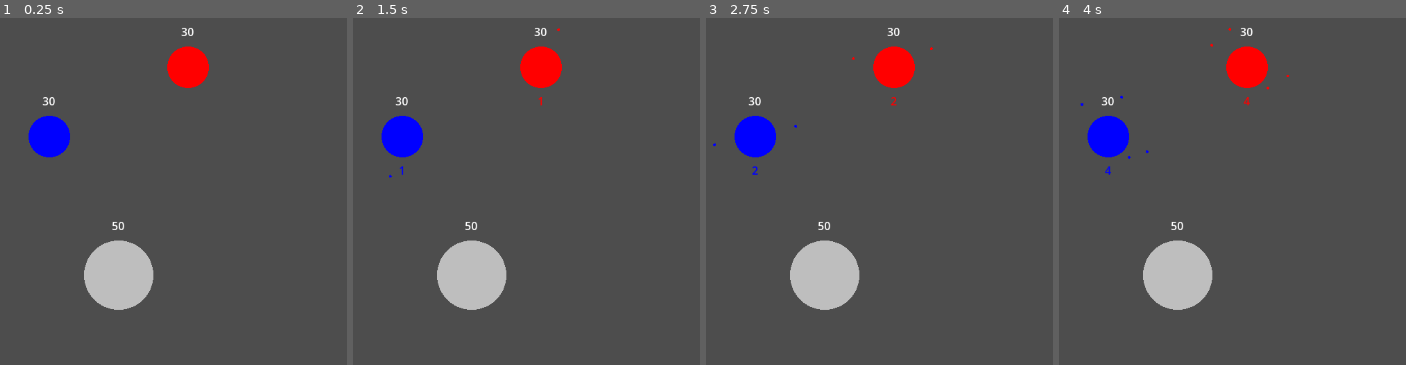
Above: before the commit, frames 1-4 (left to right).
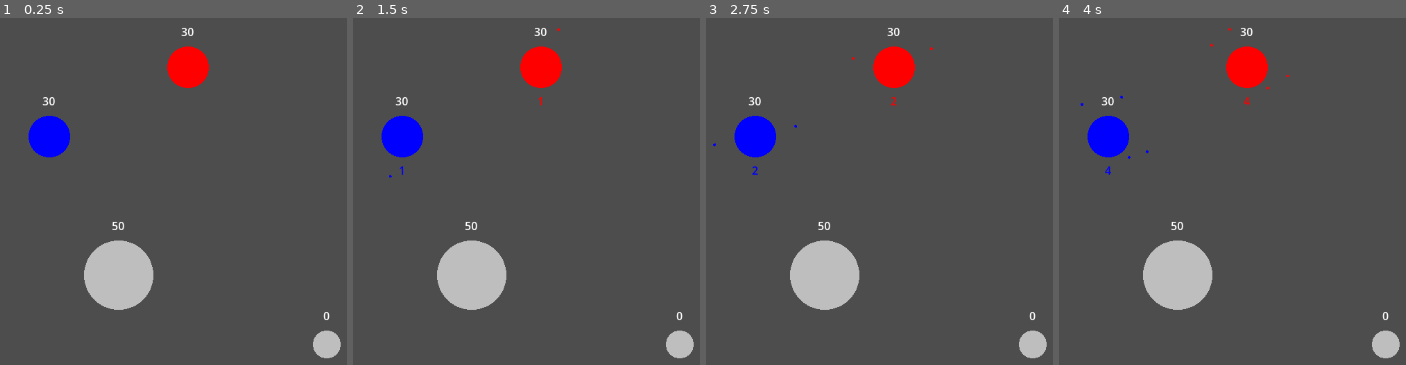
Above: after the commit, the same moments.

Repository: lenomirei/MyGame
Game: Godot game, scene res://game_manager.tscn
Two runs of this game, one before a commit and one after it. Both use one fixed random seed, a clock stepped at 60 frames per second and the inputs below.
Inputs (mouse positions are in pixels of both pictures, inside the frame that each line leads up to):
- Up to frame 1 (0.25 s): no input
- Up to frame 2 (1.5 s): tap Enter at 0.5 s; drag from (401, 135) to (470, 274) at 0.52 s; tap Space at 1.25 s; drag from (470, 274) to (401, 135) at 1.27 s
- Up to frame 3 (2.75 s): tap Enter at 2 s; move the mouse to (893, 66) at 2.02 s; click (893, 66) at 2.17 s
- Up to frame 4 (4 s): drag from (1399, 312) to (1176, 274) at 2.77 s; tap Space at 3.5 s; move the mouse to (outside the picture) at 3.52 s; click (outside the picture) at 3.67 s

The runs differ from the first frame. In frame 1, 0.6% of the frame differs, in the area x 90-99%, y 84-99%; in frame 2, 0.6%; in frame 3, 0.6%; in frame 4, 0.6%.

Commit message:
[feat] Add special planet node named portal.

Diff:
--- a/level.gd
+++ b/level.gd
@@ -54,8 +54,12 @@
 		return false
 
 	var planet_scene: PackedScene = load("res://planet.tscn")
+	var portal_script: Script = load("res://portal.gd")
 	for planet_data: PlanetInfo in planets_data:
 		var planet_node: Planet = planet_scene.instantiate()
+		planet_node.name = "Planet" + String.num(planet_data.id)
+		if planet_data.planet_type == Planet.PlanetType.PORTAL:
+			planet_node.set_script(portal_script)
 		planet_node.soldier_limit = planet_data.max_soldiers
 		planet_node.radius = planet_data.radius
 		planet_node.id = planet_data.id
--- a/level_configurations/level1.tres
+++ b/level_configurations/level1.tres
@@ -14,23 +14,29 @@
 
 [sub_resource type="Resource" id="Resource_allwr"]
 script = ExtResource("1_kbt5x")
+id = null
+current_soldiers = null
 max_soldiers = 30
 radius = 30.0
 master_state = 1
+master_id = null
 position = Vector2(100, 200)
 metadata/_custom_type_script = "uid://crmdjoc0fwvr8"
 
 [sub_resource type="Resource" id="Resource_4vks5"]
 script = ExtResource("1_kbt5x")
 id = 1
+current_soldiers = null
 max_soldiers = 50
 radius = 50.0
+master_id = null
 position = Vector2(200, 400)
 metadata/_custom_type_script = "uid://crmdjoc0fwvr8"
 
 [sub_resource type="Resource" id="Resource_xlfnc"]
 script = ExtResource("1_kbt5x")
 id = 2
+current_soldiers = null
 max_soldiers = 30
 radius = 30.0
 master_state = 2
@@ -38,8 +44,15 @@
 position = Vector2(300, 100)
 metadata/_custom_type_script = "uid://crmdjoc0fwvr8"
 
+[sub_resource type="Resource" id="Resource_mwttj"]
+script = ExtResource("1_kbt5x")
+id = 3
+radius = 20.0
+position = Vector2(500, 500)
+metadata/_custom_type_script = "uid://crmdjoc0fwvr8"
+
 [resource]
 script = ExtResource("1_gi8g6")
 factions = Array[ExtResource("1_cb88o")]([SubResource("Resource_cb88o")])
-planets = Array[ExtResource("1_kbt5x")]([SubResource("Resource_allwr"), SubResource("Resource_4vks5"), SubResource("Resource_xlfnc")])
+planets = Array[ExtResource("1_kbt5x")]([SubResource("Resource_allwr"), SubResource("Resource_4vks5"), SubResource("Resource_xlfnc"), SubResource("Resource_mwttj")])
 metadata/_custom_type_script = "uid://cc2s11ev31kvd"
--- a/level_configurations/planet_info.gd
+++ b/level_configurations/planet_info.gd
@@ -9,3 +9,4 @@
 @export var master_state: Faction.State = Faction.State.NEUTRAL
 @export var master_id: int
 @export var position: Vector2
+@export var planet_type: Planet.PlanetType = Planet.PlanetType.PLANET
--- a/planet.gd
+++ b/planet.gd
@@ -1,6 +1,11 @@
 extends Area2D
 
 class_name Planet
+
+enum PlanetType {
+	PLANET,
+	PORTAL
+}
 
 signal connecting_enter()
 signal connecting_exit()
@@ -20,6 +25,7 @@
 		return soldier_limit
 @export var spawn_cd: float = 1.0
 @export var battle_speed: float = 1.0  # 每秒损耗系数（越大打得越快）
+@export var type: PlanetType = PlanetType.PLANET
 
 var soldier_class: PackedScene
 var mouse_enter: bool = false
--- /dev/null
+++ b/portal.gd
@@ -0,0 +1,10 @@
+extends "res://planet.gd"
+
+
+func _ready() -> void:
+  type = PlanetType.PORTAL
+  super._ready()
+
+# portal do not spawn soldiers, but can be used to connect planets and transfer soldiers between planets
+func start_spawn() -> void:
+  pass
Not shown, added: portal.gd.uid
